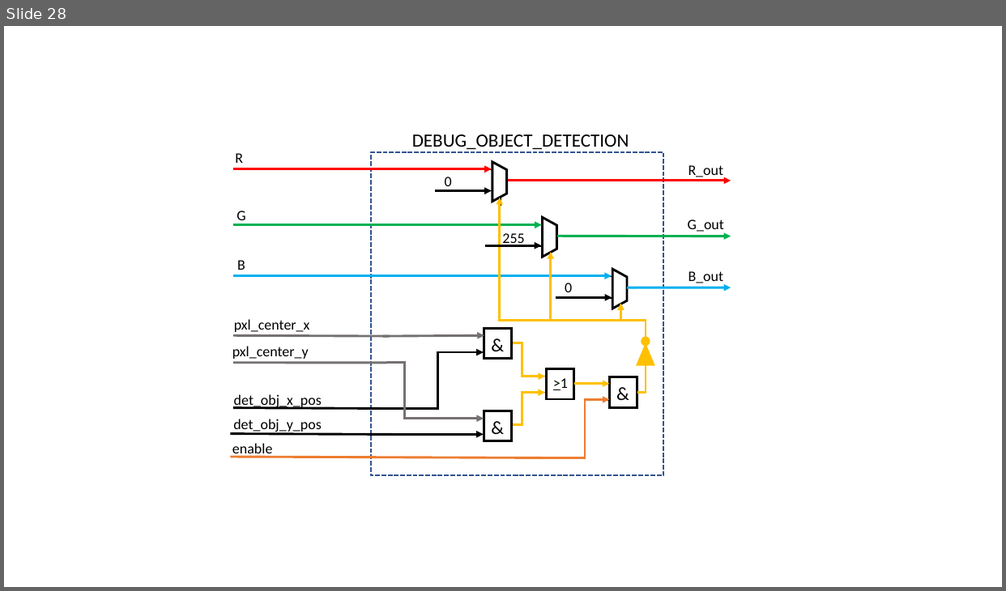
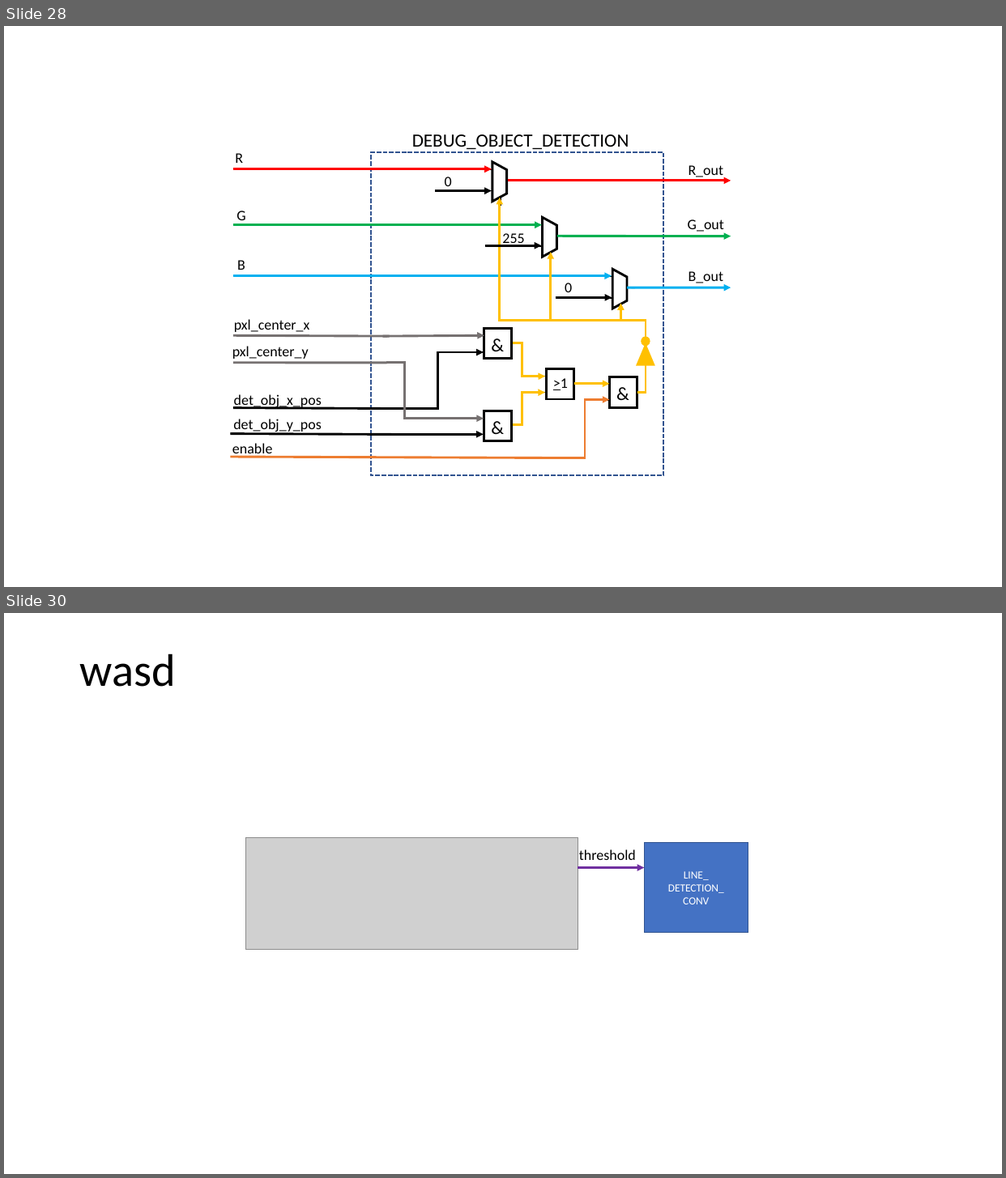
Before and after one commit to Chriss95De/Bachelors-Thesis-VHDL-Pattern-Detection, a slide deck: Dokumentation/Stand Oster/Grafiken.pptx. Shown one above the other, each under a label of ours: slide 28 before the commit, slides 28 and 30 after it; the slides between them are not shown. The pictures are 1006x591 and 1006x1178 pixels, drawn with LibreOffice and Linux fonts; fonts in the diff are those of the drawing; grey boxes stand for pictures. Boxes give left, top, right and bottom in pixels: in the first picture for what was removed or moved away, otherwise in the second. Text is boxed around its words. In the diff, an @@ line names an element or a change of style, - is before the commit and + after.

```diff
--- a/Dokumentation/Stand Oster/Grafiken.pptx
+++ b/Dokumentation/Stand Oster/Grafiken.pptx
@@ slide 30 added at (x1=4, y1=613, x2=1002, y2=1174), background #FFFFFF @@
@@ title added at (x1=80, y1=653, x2=177, y2=687), 44 pt, text #000000 @@
+wasd
@@ picture added at (x1=246, y1=837, x2=578, y2=950) @@
@@ text added at (x1=579, y1=850, x2=636, y2=860), 14 pt, text #000000 @@
+threshold
@@ rectangle added at (x1=644, y1=843, x2=748, y2=933), fill #4472C4, outline #325491 1 pt, 10.5 pt, text #FFFFFF @@
+LINE_
+DETECTION_
+CONV
@@ arrow added from (577, 867) to (644, 867), #7030A0 2.25 pt @@
```
Also in this commit, not shown: 1 slide changed, 1 other slide added, 5 other files.
